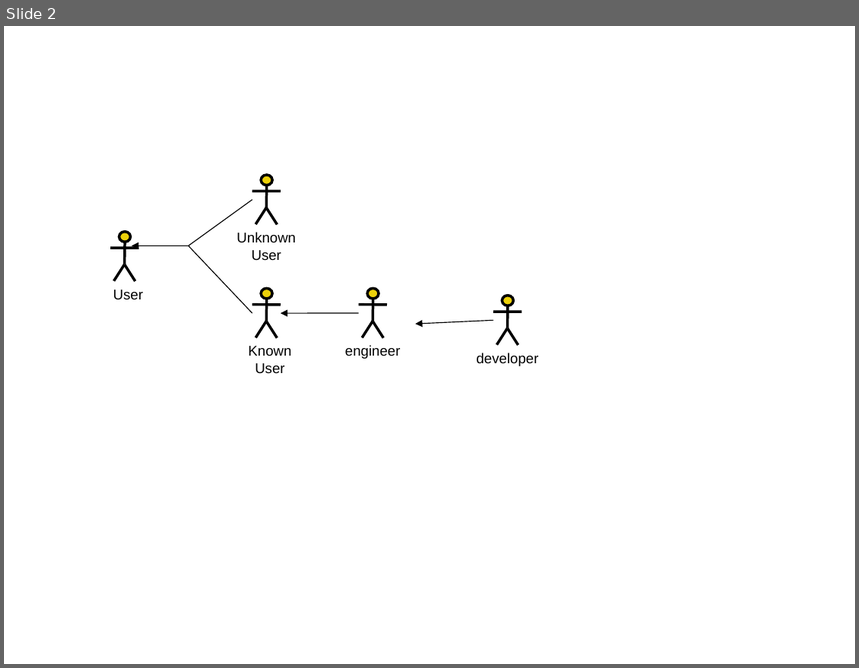
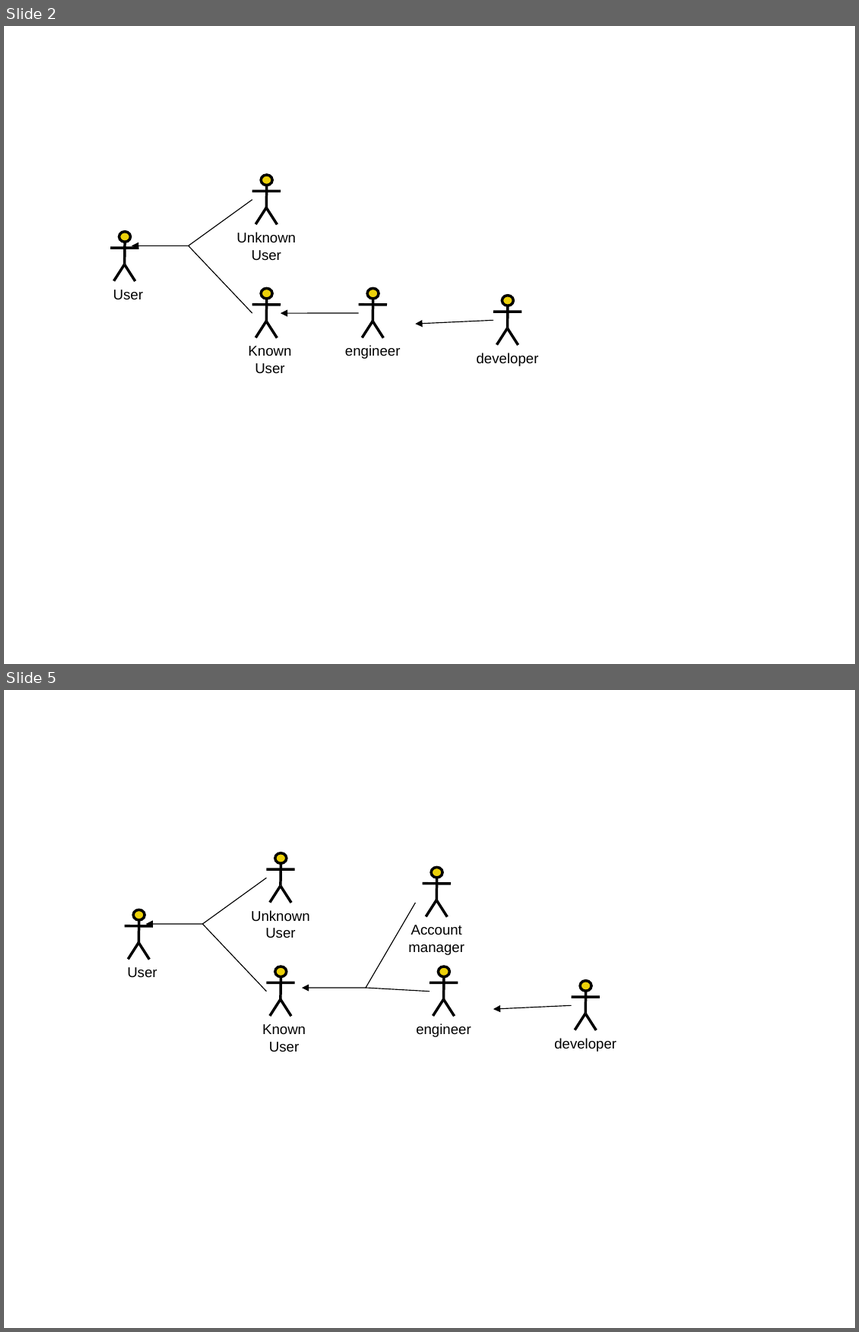
Before and after one commit to rte126/src-pe-tools, a slide deck: classes/CS579/dbclass/Project.ppt. Shown one above the other, each under a label of ours: slide 2 before the commit, slides 2 and 5 after it; the slides between them are not shown. The pictures are 859x668 and 859x1332 pixels, drawn with LibreOffice and Linux fonts; fonts in the diff are those of the drawing. Boxes give left, top, right and bottom in pixels: in the first picture for what was removed or moved away, otherwise in the second. Text is boxed around its words. In the diff, an @@ line names an element or a change of style, - is before the commit and + after.

```diff
--- a/classes/CS579/dbclass/Project.ppt
+++ b/classes/CS579/dbclass/Project.ppt
@@ slide 5 added at <box>4,690,855,1328</box>, background #FFFFFF @@
@@ line added from (202, 924) to (266, 878), #000000 0.74 pt @@
@@ group added at <box>251,853,310,938</box>: 4 lines, 1 ellipse, 1 text @@
+Unknown User
@@ line added from (415, 903) to (366, 988), #000000 0.74 pt @@
@@ arrow added from (202, 924) to (146, 924), #000000 0.74 pt @@
@@ line added from (202, 924) to (266, 991), #000000 0.74 pt @@
@@ group added at <box>408,867,465,955</box>: 4 lines, 1 ellipse, 1 text @@
+Account manager
@@ group added at <box>125,910,157,977</box>: 4 lines, 1 ellipse, 1 text @@
+User
@@ arrow added from (366, 988) to (302, 988), #000000 0.74 pt @@
@@ line added from (430, 991) to (366, 988), #000000 0.74 pt @@
@@ arrow added from (572, 1006) to (493, 1009), #000000 0.74 pt @@
@@ group added at <box>262,967,306,1053</box>: 4 lines, 1 ellipse, 1 text @@
+Known User
@@ group added at <box>416,967,471,1037</box>: 4 lines, 1 ellipse, 1 text @@
+engineer
@@ group added at <box>554,981,617,1052</box>: 4 lines, 1 ellipse, 1 text @@
+developer
```
Also in this commit, not shown: 1 other slide added, 1 other file.
